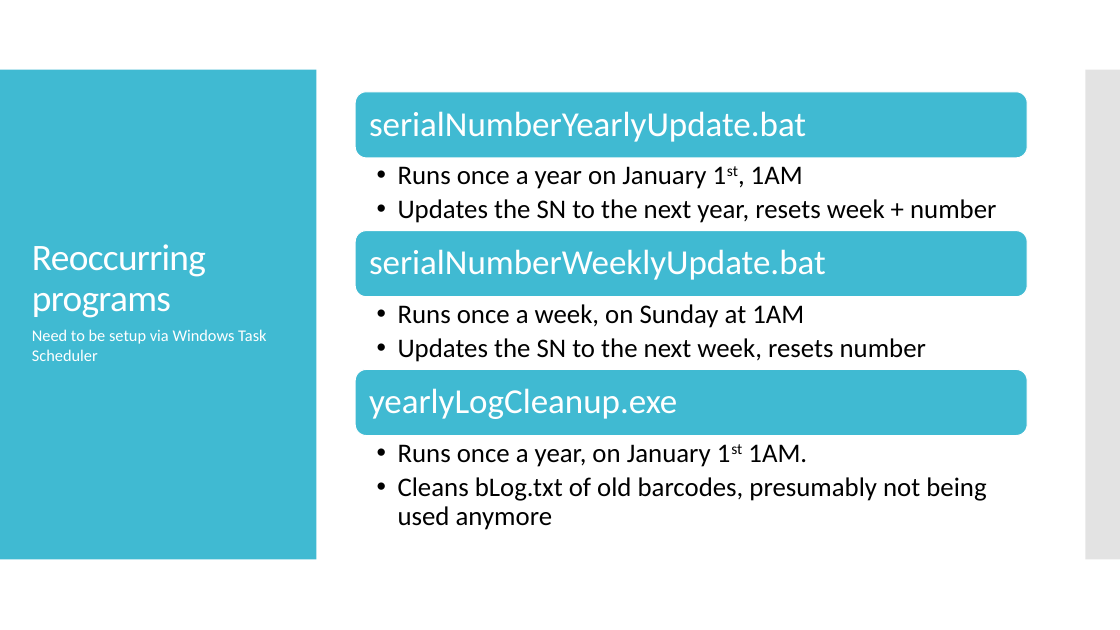
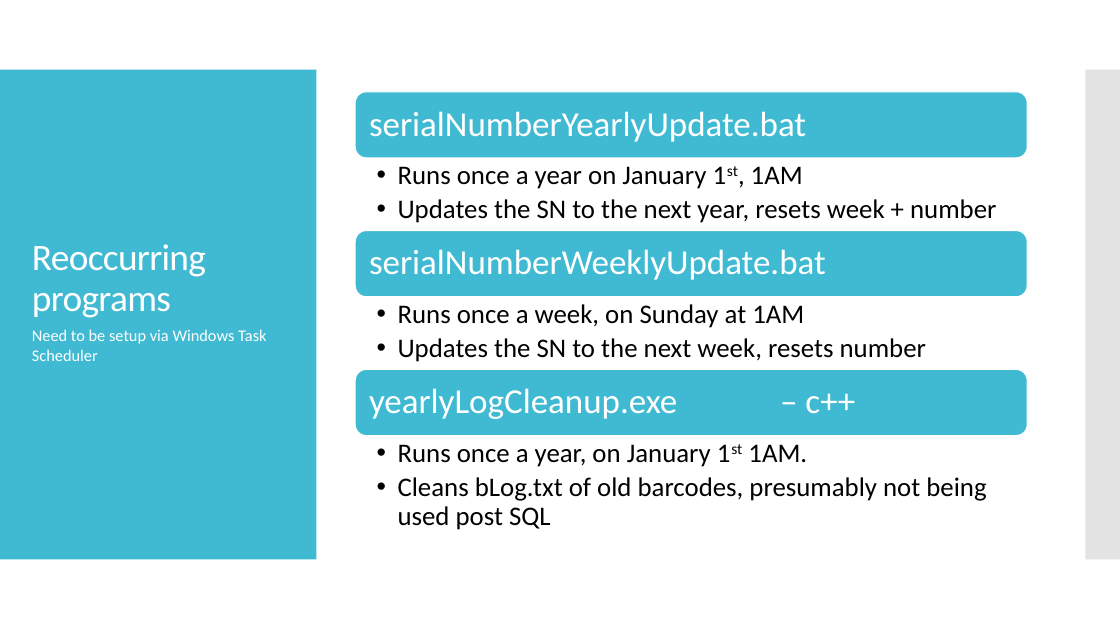
Before and after one commit to pixustechnologies/labelSerialNumberProject, a slide deck: slide 9 of LabelSerialNumberChangeProposal.pptx (slide 3 before the commit). Drawn at 1120x630 pixels with LibreOffice and Linux fonts; fonts in the diff are those of the drawing. Boxes give left, top, right and bottom in pixels: in the first picture for what was removed or moved away, otherwise in the second. Text is boxed around its words. In the diff, an @@ line names an element or a change of style, - is before the commit and + after.

Commit message:
MSSQL + SN change Now using MSSQL instead of sqc, as the database is from Microsoft not IBM Serial Number is now being passed through to Crystal Reports Thus the batch file is now being called from c++ to keep track of SN

```diff
--- a/LabelSerialNumberChangeProposal.pptx
+++ b/LabelSerialNumberChangeProposal.pptx
@@ text at bbox=[369, 388, 855, 419]: text changed @@
-yearlyLogCleanup.exe
+yearlyLogCleanup.exe – c++
@@ text at bbox=[398, 477, 986, 530]: text changed @@
-  • Cleans bLog.txt of old barcodes, presumably not being used anymore
+  • Cleans bLog.txt of old barcodes, presumably not being used post SQL
```
Also in this commit, not shown: 3 other slides changed, 7 slides added, 5 other files.
